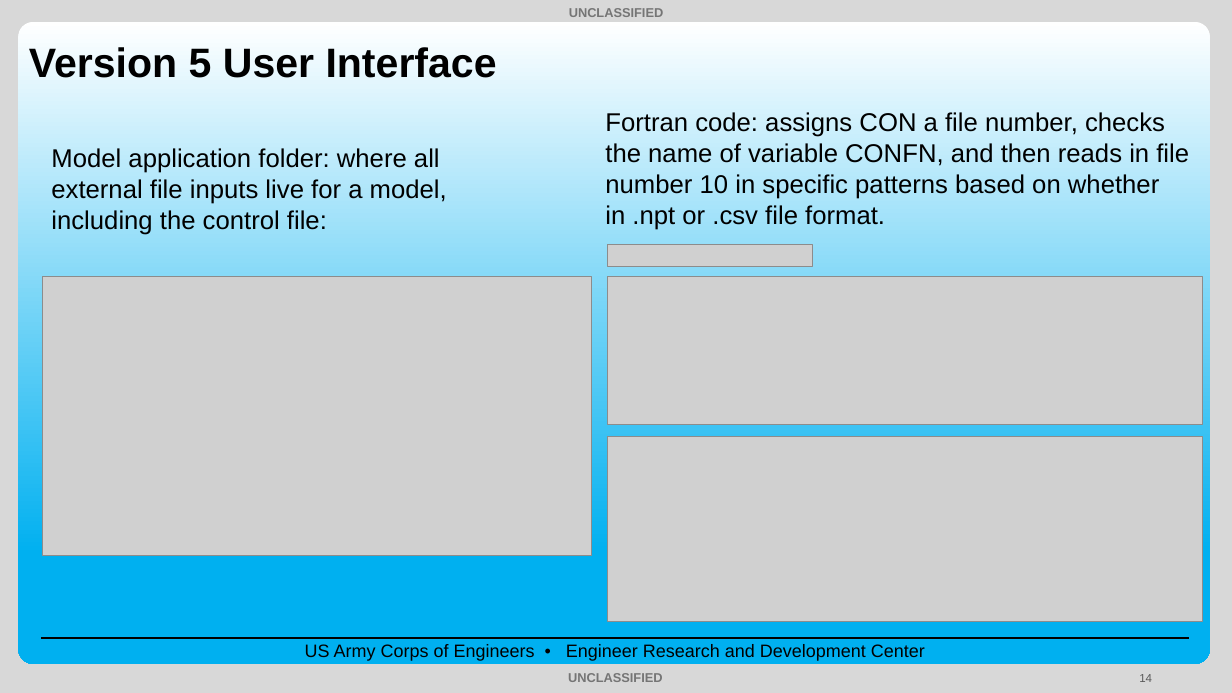
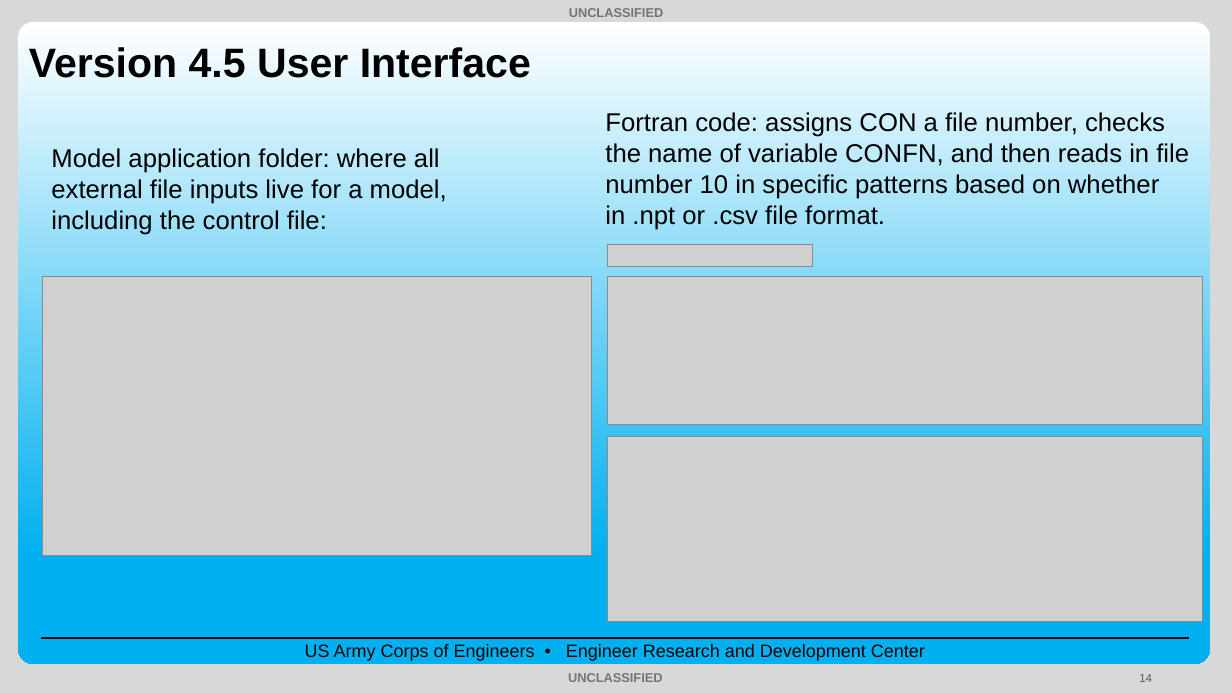
Before and after one commit to EcohydrologyTeam/CE-QUAL-W2-Workshop-2025, a slide deck: slide 14 of Lectures/2.01_Lecture_Model_Setup_II_Sep2025_TS.pptx. Drawn at 1232x693 pixels with LibreOffice and Linux fonts; fonts in the diff are those of the drawing; grey boxes stand for pictures; background and template pictures are left out. Boxes give left, top, right and bottom in pixels: in the first picture for what was removed or moved away, otherwise in the second. Text is boxed around its words. In the diff, an @@ line names an element or a change of style, - is before the commit and + after.

```diff
--- a/Lectures/2.01_Lecture_Model_Setup_II_Sep2025_TS.pptx
+++ b/Lectures/2.01_Lecture_Model_Setup_II_Sep2025_TS.pptx
@@ title at (29, 47, 531, 78): text changed @@
-Version 5 User Interface
+Version 4.5 User Interface
```
Also in this commit, not shown: 2 other slides changed, 15 other files.
